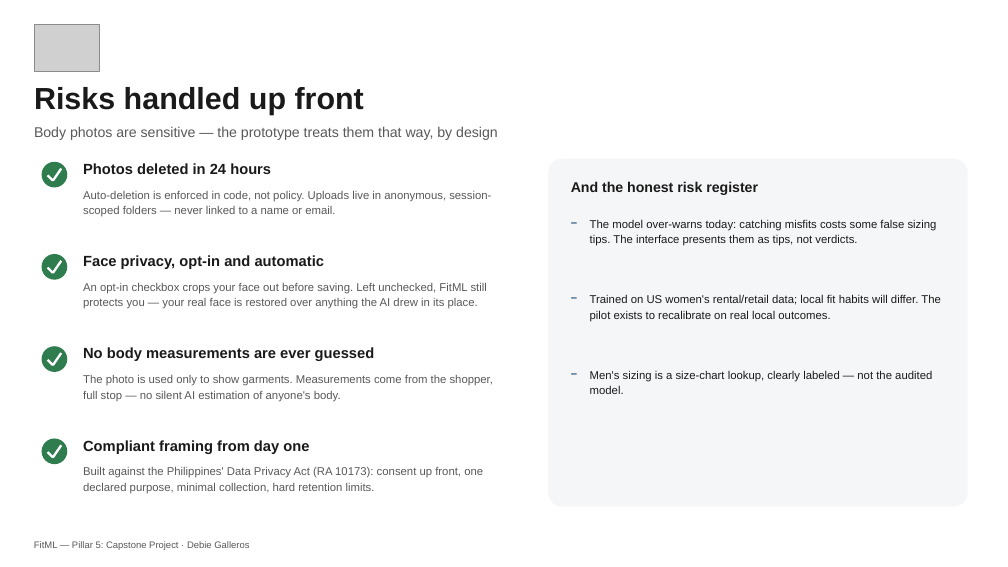
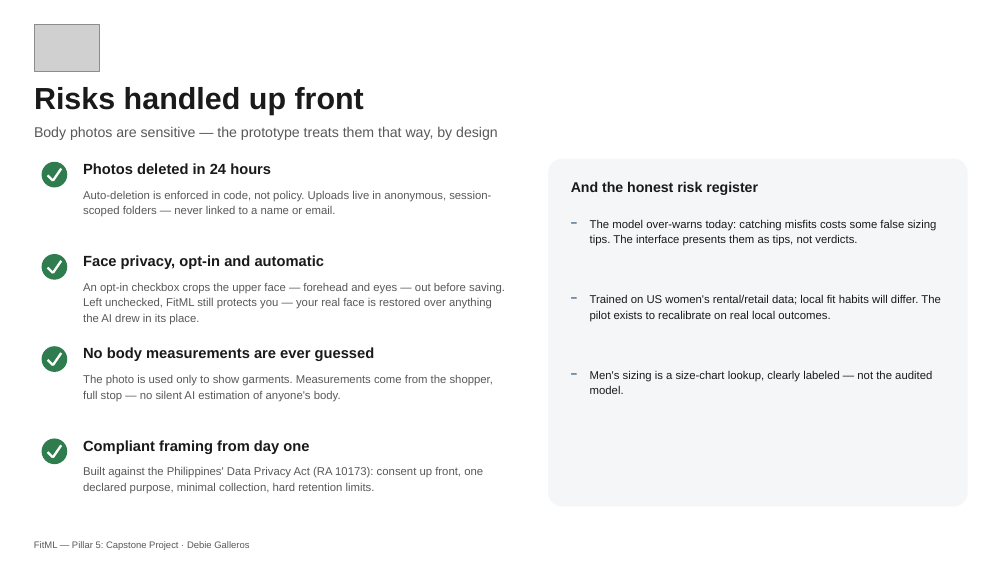
Before and after one commit to debiegalleros/fitml-capstone, a slide deck: slide 7 of submission/Debie_Galleros_Pillar5_CapstoneProject_BusinessDeck.pptx. Drawn at 1008x567 pixels with LibreOffice and Linux fonts; fonts in the diff are those of the drawing; grey boxes stand for pictures. Boxes give left, top, right and bottom in pixels: in the first picture for what was removed or moved away, otherwise in the second. Text is boxed around its words. In the diff, an @@ line names an element or a change of style, - is before the commit and + after.

```diff
--- a/submission/Debie_Galleros_Pillar5_CapstoneProject_BusinessDeck.pptx
+++ b/submission/Debie_Galleros_Pillar5_CapstoneProject_BusinessDeck.pptx
@@ text at bbox=[83, 283, 505, 325]: text changed @@
-An opt-in checkbox crops your face out before saving. Left unchecked, FitML still protects you — your real face is restored over anything the AI drew in its place.
+An opt-in checkbox crops the upper face — forehead and eyes — out before saving. Left unchecked, FitML still protects you — your real face is restored over anything the AI drew in its place.
```
Also in this commit, not shown: 1 other slide changed, 9 other files.
